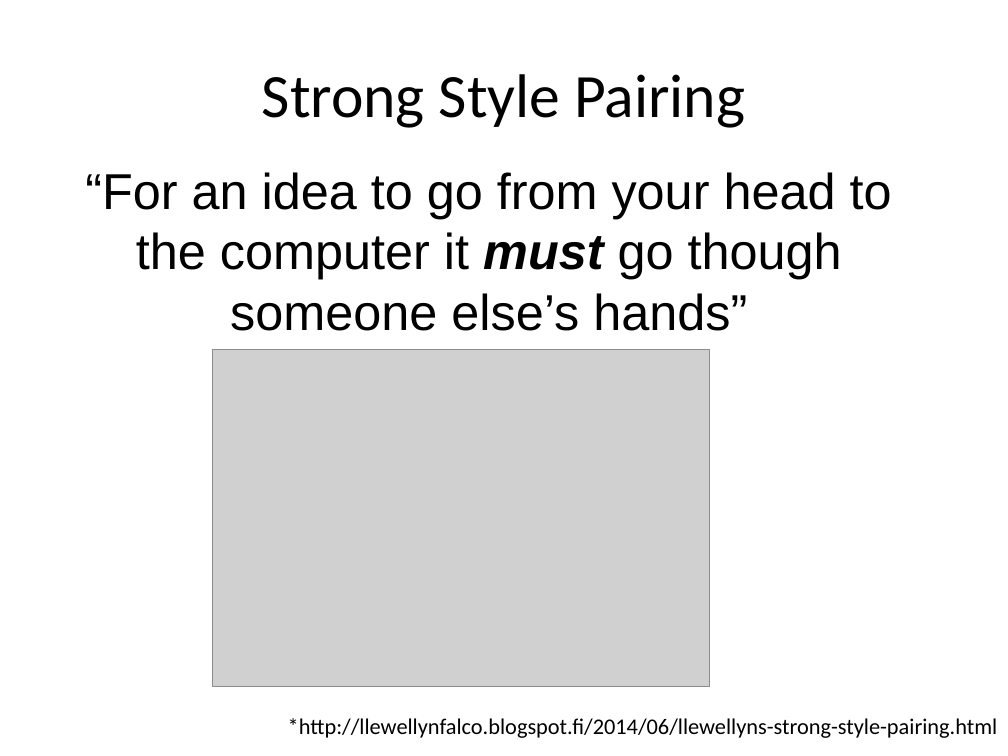
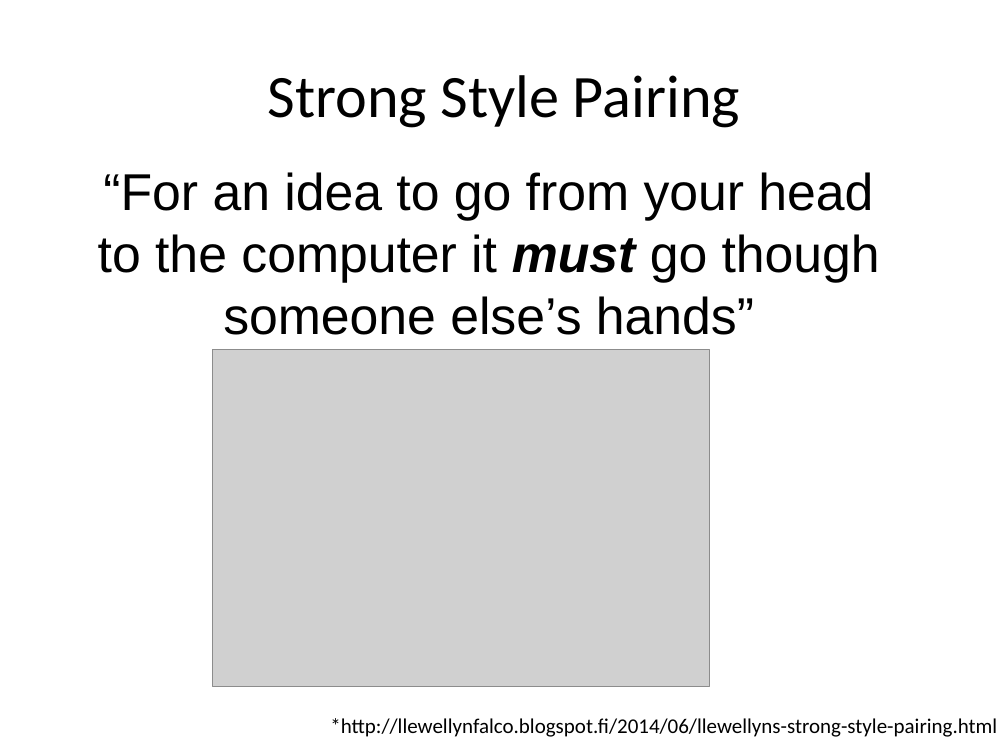
Before and after one commit to maaretp/TalesOfDeveloperTesterCollaboration, a slide deck: slide 14 of Tales from Tester Developer Collaboration.pptx. Drawn at 1008x756 pixels with LibreOffice and Linux fonts; fonts in the diff are those of the drawing; grey boxes stand for pictures. Boxes give left, top, right and bottom in pixels: in the first picture for what was removed or moved away, otherwise in the second. Text is boxed around its words. In the diff, an @@ line names an element or a change of style, - is before the commit and + after.

```diff
--- a/Tales from Tester Developer Collaboration.pptx
+++ b/Tales from Tester Developer Collaboration.pptx
@@ title "Strong Style Pairing" at (268,75,740,128): size 44 to 43 pt @@
@@ text "“For an idea to go ..." at (98,172,880,335): size 36 to 37 pt @@
@@ text "*http://llewellynfalco.blogspot.fi/2014/06/llewellyns-strong ..." at (330,718,997,737): size 16 to 15 pt @@
```
Also in this commit, not shown: 23 other slides changed, 3 slides added.
